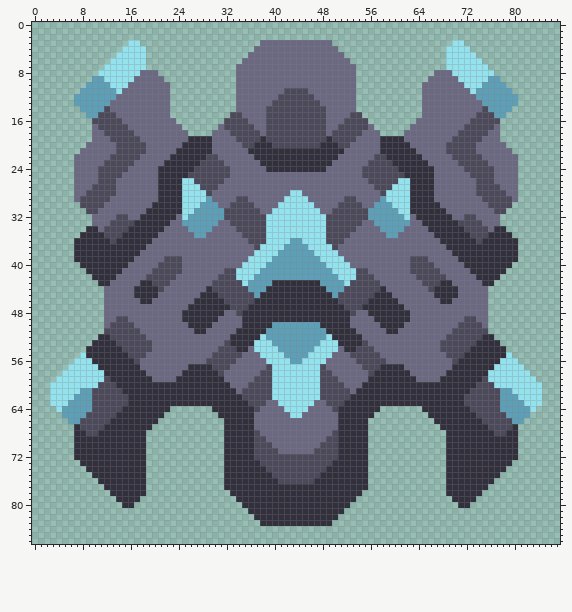
Sprite sheet -- sprites/units/tank/bastion/15o-02-oktarav.png. This is how it looked before the edit.
The file is 88x87 pixels.
Once edited:
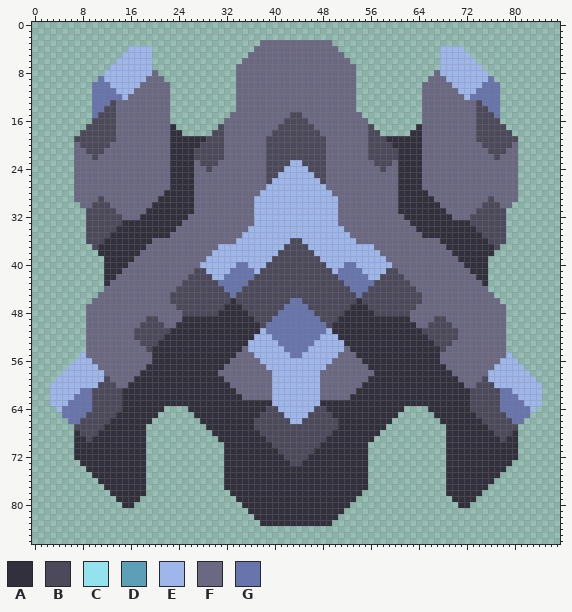
Palette (. is transparent): A #32303c  B #4b495a  C #93e2ee  D #5d9fb7  E #9eb6ea  F #6b6881  G #6775ac
From old to new:
Changed rows in their new state; - is an unchanged pixel.
first column x 3:
 3 -------------..----------------------------------------------------..-------------
 4 ------------.EEEE------------------------------------------------EEEE.------------
 5 -----------.EEEEE------------------------------------------------EEEEE.-----------
 6 ----------.EEEEEE------------------------------------------------EEEEEE.----------
 7 ---------.EEEEEEE------------------------------------------------EEEEEEE.---------
 8 --------.EEEEEEEE------------------------------------------------EEEEEEEE.--------
 9 -------.GEEEEEEE--------------------------------------------------EEEEEEEG.-------
10 ------.GGGEEEEE----------------------------------------------------EEEEEGGG.------
11 -----..GGGGEEE-------------------------FFFF-------------------------EEEGGGG..-----
12 ----...GGGGGE-------------------------FFFFFF-------------------------EGGGGG...----
13 ----...GGGB--------------------------FFFFFFFF--------------------------BGGG...----
14 -----..GG-B-------------------------FFFFFFFFFF-------------------------B-GG..-----
15 ------.G----------------------FF----FFFF--FFFF----FF----------------------G.------
16 -----------F--------.--------FFFF---FFF----FFF---FFFF--------.--------F-----------
17 ------BB---FF-------A.------BFFFFF--FF------FF--FFFFFB------.A-------FF---BB------
18 -----BBBB--FFF------AA.----BB-FFFFF-F--------F-FFFFF-BB----.AA------FFF--BBBB-----
19 ----BBBBBB-FFFF-----AAA---BBB--FFFFF----------FFFFF--BBB---AAA-----FFFF-BBBBBB----
20 ----FBBBBB-FFFFF----AA---BBBB---FFFFB--------BFFFF---BBBB---AA----FFFFF-BBBBBF----
21 ----F-BBB--FFFFF----A---BBBBB----FFFBBBBBBBBBBFFF----BBBBB---A----FFFFF--BBB-F----
22 -------B--FFFFF---------BB--B-----FFBBBBBBBBBBFF-----B--BB---------FFFFF--B-------
23 ---------FFFFF-----F----F---F------FBBBBEEBBBBF------F---F----F-----FFFFF---------
24 --------FFFFF-----FF----FF-FFF------BBBEEEEBBB------FFF-FF----FF-----FFFFF--------
25 --------FFFF------FF---AFFFFFF------BBEEEEEEBB------FFFFFFA---FF------FFFF--------
26 --------FFF-------FF--AAFFFFF-------BEEEEEEEEB-------FFFFFAA--FF-------FFF--------
27 -------FFFF-------FF--AAFFFF--------EEEEEEEEEE--------FFFFAA--FF-------FFFF-------
28 ------FFFFF-------F---AAFFF--------EEEEEEEEEEEE--------FFFAA---F-------FFFFF------
29 -----FFF-F------------AAFFF----FF-EEEEEEEEEEEEEE-FF----FFFAA------------F-FFF-----
30 -----FF--B------------AAFFFF--FFFFEEEEEEEEEEEEEEFFFF--FFFFAA------------B--FF-----
31 --------BBB-----------AAFFFFFFFFFFEEEEEEEEEEEEEEFFFFFFFFFFAA-----------BBB--------
32 ------BBBBB-F--------AAFFFFFFFFFFFEEEEEEEEEEEEEEFFFFFFFFFFFAA--------F-BBBBB------
33 ------BBBB--AA------AAFFFFFF--FFFFEEEEEEEEEEEEEEFFFF--FFFFFFAA------AA--BBBB------
34 ------BBB--AA------AA--FFFF----FFEEEEEEEEEEEEEEEEFF----FFFF--AA------AA--BBB------
35 -----.BBB-AA------AA----FF------EEEEEEEEEEEEEEEEEE------FF----AA------AA-BBB.-----
36 ----..BBB-A--------------------EEEEEEEEEBBEEEEEEEEE--------------------A-BBB..----
37 ----...B--------------------EEEEEEEEEEEBBBBEEEEEEEEEEE--------------------B...----
38 ----....-------------------EEEEEEEEEEEBBBBBBEEEEEEEEEEE-------------------....----
39 ----.....----------FFF----EEEEEEEEEEEBBBBBBBBEEEEEEEEEEE----FFF----------.....----
40 -----....---------FFFF---EEEEEEGGEEEBBBBBBBBBBEEEGGEEEEEE---FFFF---------....-----
41 ------...--------FFFFF--BBEEEEGGGGEBBBBBBBBBBBBEGGGGEEEEBB--FFFFF--------...------
42 -------..-------FFFFF--BBBBEEGGGGGBBBBBBBBBBBBBBGGGGGEEBBBB--FFFFF-------..-------
43 --------.------FFFFF--BBBBB-GGGGGBBBBBBBBBBBBBBBBGGGGG-BBBBB--FFFFF------.--------
44 --------------FFFFF--BBBBBB--GGG-BBBBBBBBBBBBBBBB-GGG--BBBBBB--FFFFF--------------
45 --------F-----FFFF--BBBBBBBB--G---BBBBBBBBBBBBBB---G--BBBBBBBB--FFFF-----F--------
46 -------FF------FF---BBBBBBBBB-A---BBBBBBGGBBBBBB---A-BBBBBBBBB---FF------FF-------
47 ------FFF------------BBBBBBBB-AA-BBBBBBGGGGBBBBBB-AA-BBBBBBBB------------FFF------
48 ------FFF-------------BBBBBB-AAA-BBBBBGGGGGGBBBBB-AAA-BBBBBB-------------FFF------
49 ------FFF--FF---BB----------AAAA--BBBGGGGGGGGBBB--AAAA----------BB---FF--FFF------
50 ------FFF-FFFF-BBBB--AA----AAAAA---BGGGGGGGGGGB---AAAAA----AA--BBBB-FFFF-FFF------
51 ------FFFFFFFF-BBBBBAAAA--AAAAA----EGGGGGGGGGGE----AAAAA--AAAABBBBB-FFFFFFFF------
52 ------FFFFFFFF--BBBAAAAAAAAAAA----EEEGGGGGGGGEEE----AAAAAAAAAAABBB--FFFFFFFF------
53 ------FFFFFFFFF--BAAAAAAAAAAAA---EEEEEGGGGGGEEEEE---AAAAAAAAAAAAB--FFFFFFFFF------
54 ------FFFFFFFFFF-AAAAAAAAAAAAAA-FEEEEEEGGGGEEEEEEF-AAAAAAAAAAAAAA-FFFFFFFFFF------
55 -----EFFFFFFFFFF-AAAAAAAAAAAAAAF--EEEEEEGGEEEEEE--FAAAAAAAAAAAAAA-FFFFFFFFFFE-----
56 ----EEEFFFFFFFF--AAAAAAAAAAAAAF----EEEEEEEEEEEE----FAAAAAAAAAAAAA--FFFFFFFFEEE----
57 ---EEEEEFFFFFFF-AAAAAAA----AAF------EEEEEEEEEE------FAA----AAAAAAA-FFFFFFFEEEEE---
58 --EEEEEEEFFFFFF-AAAAAA------F------FFEEEEEEEEFF------F------AAAAAA-FFFFFFEEEEEEE--
59 -EEEEEEEE-FFFF---AAAA-------------FFFEEEEEEEEFFF-------------AAAA---FFFF-EEEEEEEE-
60 EEEEEEEE---FF--------------------FFFFEEEEEEEEFFFF--------------------FF---EEEEEEEE
61 EEEEEGG-------------------------FFFFFEEEEEEEEFFFFF-------------------------GGEEEEE
62 EEEEGGG-----A-------------------FFFFFEEEEEEEEFFFFF-------------------A-----GGGEEEE
63 EEEGGGG-----A--------------------AAAAEEEEEEEEAAAA--------------------A-----GGGGEEE
64 -EGGGGG------------.---AAAA-------AABBEEEEEEBBAA-------AAAA---.------------GGGGGE-
65 --GGGG------------.-----AAAA------ABBBBEEEEBBBBA------AAAA-----.------------GGGG--
66 ---GG------------.-------AAAA-----BBBBBBEEBBBBBB-----AAAA-------.------------GG---
67 ----B-----------.---------AAA-----BBBBBBBBBBBBBB-----AAA---------.-----------B----
68 -----B---------------------AA-----ABBBBBBBBBBBBA-----AA---------------------B-----
69 ------B---------------------A-----AABBBBBBBBBBAA-----A---------------------B------
70 ----------------------------------AAABBBBBBBBAAA----------------------------------
71 ----------------------------------AAAABBBBBBAAAA----------------------------------
72 ----------------------------------AAAAA----AAAAA----------------------------------
73 -----------------------------------AAAAA--AAAAA-----------------------------------
74 ------------------------------------AAAAAAAAAA------------------------------------
75 -------------------------------------AAAAAAAA-------------------------------------
76 --------------------------------------AAAAAA--------------------------------------
